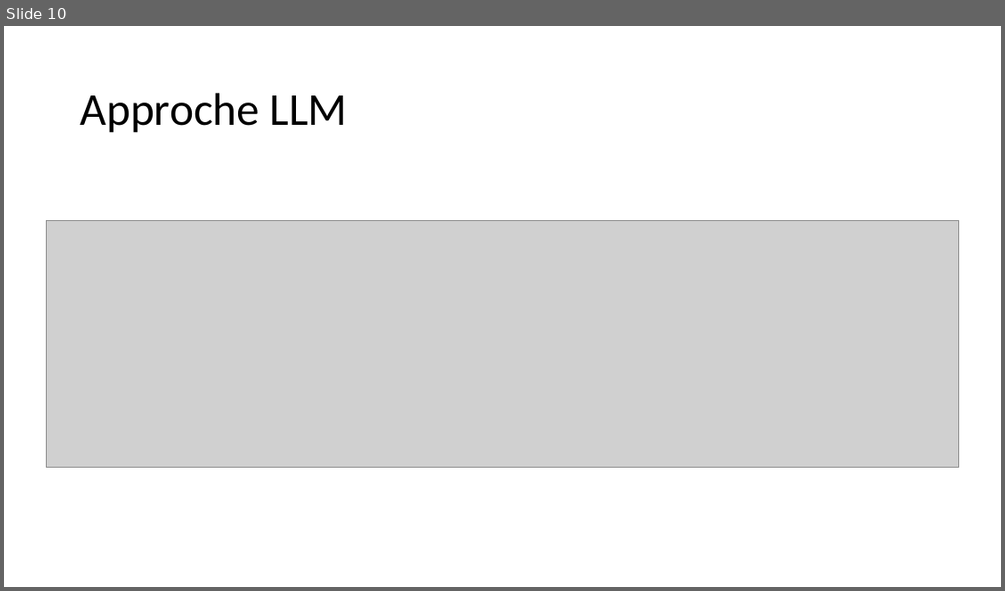
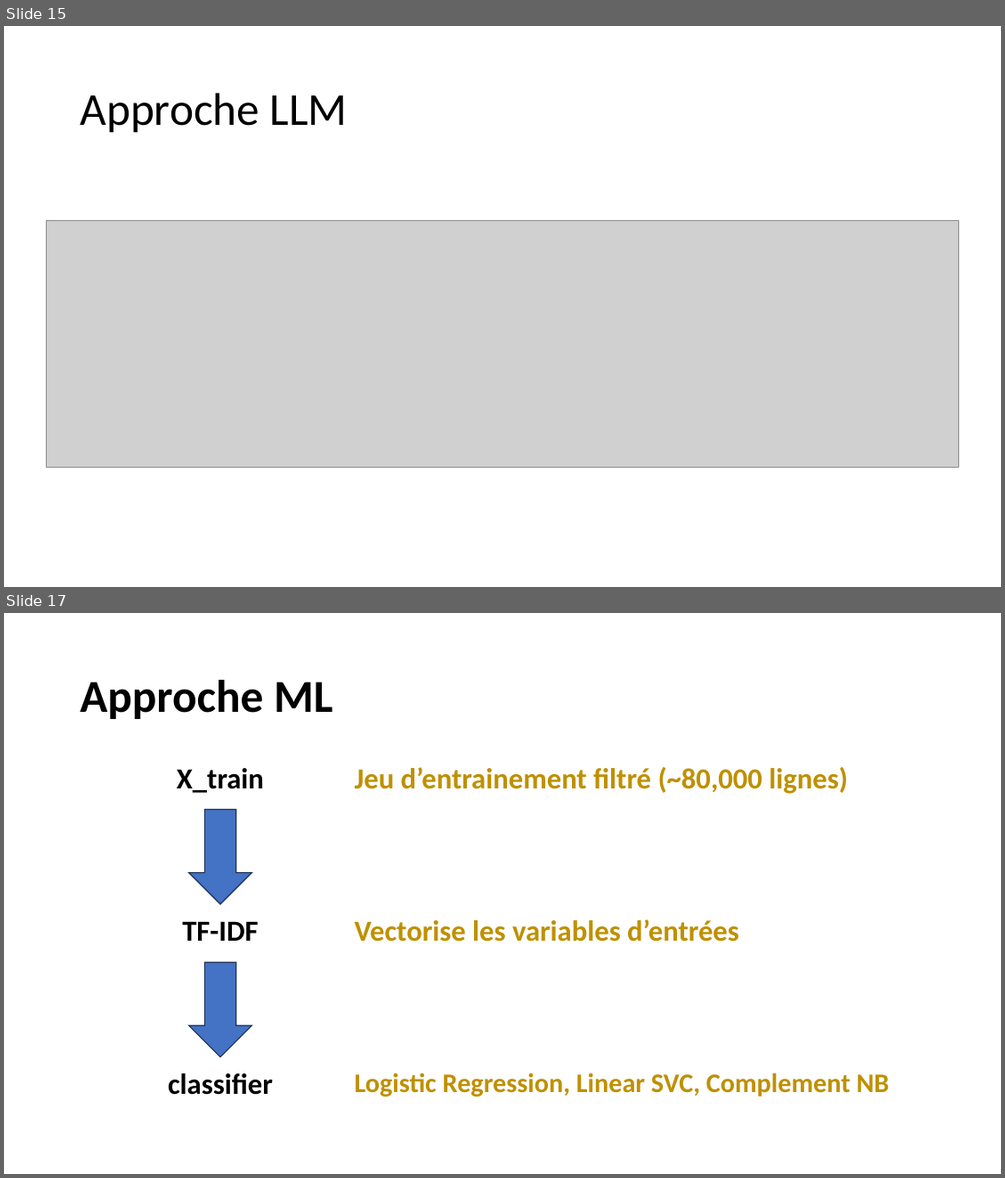
Before and after one commit to Ace4teaM/OCR-ZenAssist, a slide deck: Présentation.pptx. Shown one above the other, each under a label of ours: slide 10 before the commit, slides 15 and 17 after it; the slides between them are not shown. The pictures are 1005x591 and 1005x1178 pixels, drawn with LibreOffice and Linux fonts; fonts in the diff are those of the drawing; grey boxes stand for pictures. Boxes give left, top, right and bottom in pixels: in the first picture for what was removed or moved away, otherwise in the second. Text is boxed around its words. In the diff, an @@ line names an element or a change of style, - is before the commit and + after.

Commit message:
premiere approche ML

```diff
--- a/Présentation.pptx
+++ b/Présentation.pptx
@@ slide 17 added at box(4, 613, 1001, 1174), background #FFFFFF @@
@@ title added at box(80, 680, 333, 719), 44 pt, text #000000, bold @@
+Approche ML
@@ text added at box(177, 768, 264, 793), 28 pt, text #000000, bold @@
+X_train
@@ text added at box(355, 767, 848, 794), 28 pt, text #BF9000, bold @@
+Jeu d’entrainement filtré (~80,000 lignes)
@@ right arrow added at box(189, 810, 252, 904), fill #4472C4, outline #1E3256 1 pt @@
@@ text added at box(182, 921, 258, 941), 28 pt, text #000000, bold @@
+TF-IDF
@@ text added at box(355, 919, 739, 941), 28 pt, text #BF9000, bold @@
+Vectorise les variables d’entrées
@@ right arrow added at box(189, 962, 252, 1057), fill #4472C4, outline #1E3256 1 pt @@
@@ text added at box(168, 1073, 273, 1094), 28 pt, text #000000, bold @@
+classifier
@@ text added at box(355, 1072, 890, 1096), 25.9 pt, text #BF9000, bold @@
+Logistic Regression, Linear SVC, Complement NB
@@ what was slide 10 is now slide 15 @@
```
Also in this commit, not shown: 3 slides changed, 10 other slides added, 2 slides removed, 6 other files.
